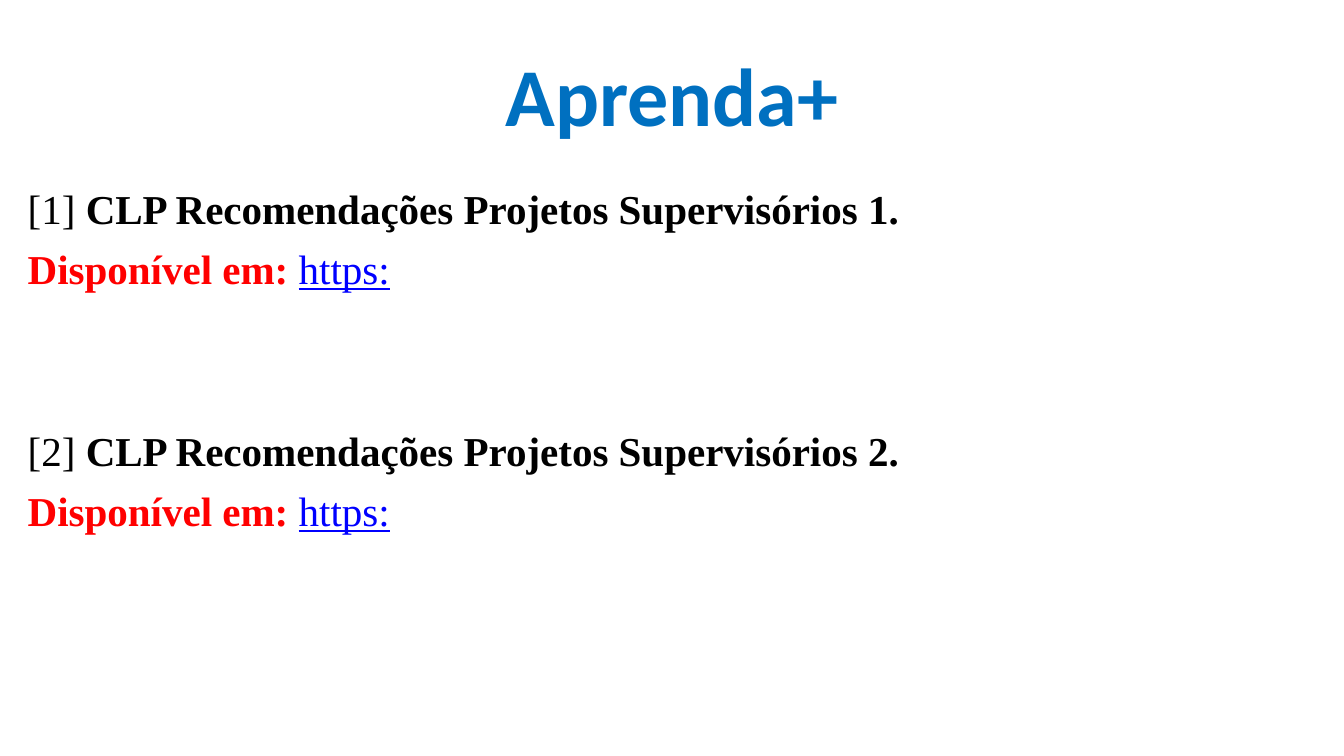
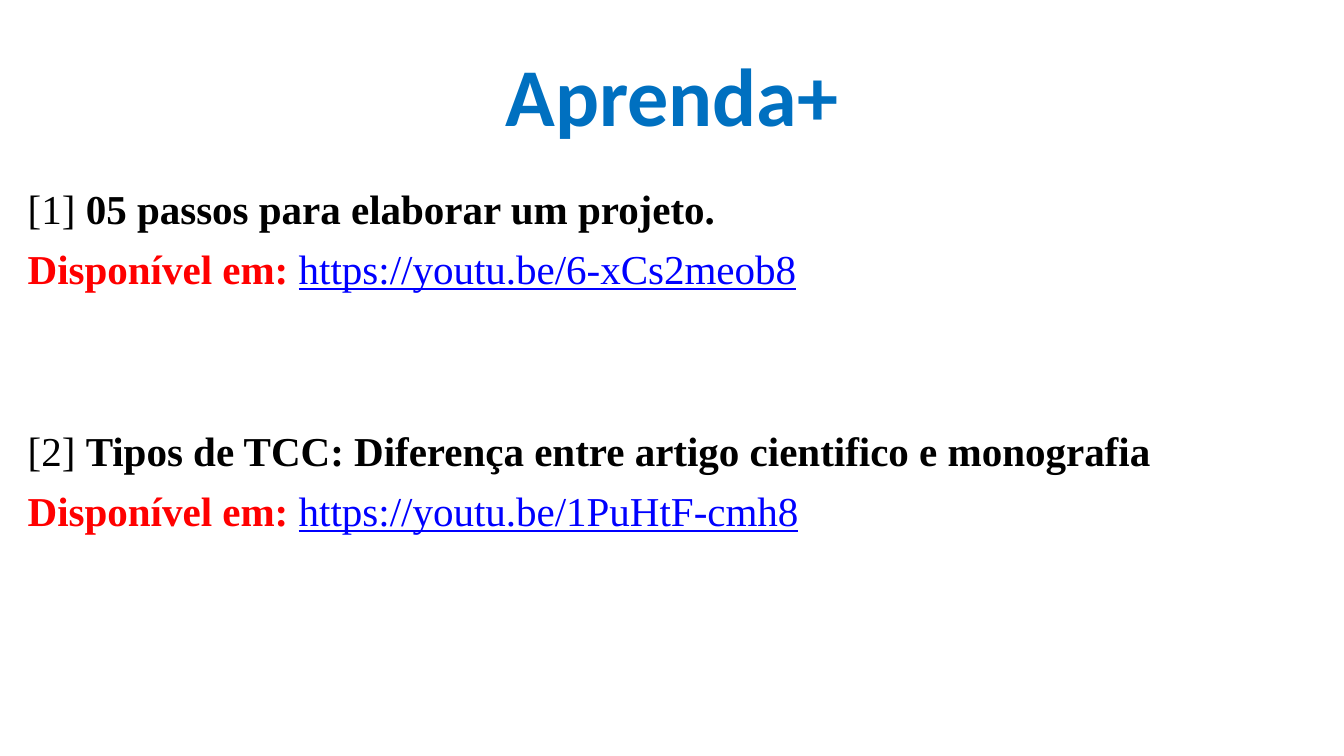
Before and after one commit to CloudEducationBrazil/WydenUniRuyControladoresLogicosProgCLP, a slide deck: slide 18 of 01 Classes/Aula10 - CLP - Recomendações Projetos Supervisórios.pptx (slide 5 before the commit). Drawn at 1344x756 pixels with LibreOffice and Linux fonts; fonts in the diff are those of the drawing; background and template pictures are left out. Boxes give left, top, right and bottom in pixels: in the first picture for what was removed or moved away, otherwise in the second. Text is boxed around its words. In the diff, an @@ line names an element or a change of style, - is before the commit and + after.

Commit message:
Supervisórios CLP Recomendações ... - 08Mai2025

```diff
--- a/01 Classes/Aula10 - CLP - Recomendações Projetos Supervisórios.pptx
+++ b/01 Classes/Aula10 - CLP - Recomendações Projetos Supervisórios.pptx
@@ text at [28,195,1151,534]: text changed @@
-[1] CLP Recomendações Projetos Supervisórios 1.
-Disponível em: https:
-[2] CLP Recomendações Projetos Supervisórios 2.
-Disponível em: https:
+[1] 05 passos para elaborar um projeto.
+Disponível em: https://youtu.be/6-xCs2meob8
+[2] Tipos de TCC: Diferença entre artigo cientifico e monografia
+Disponível em: https://youtu.be/1PuHtF-cmh8
```
Also in this commit, not shown: 5 other slides changed, 13 slides added, 1 other file.
